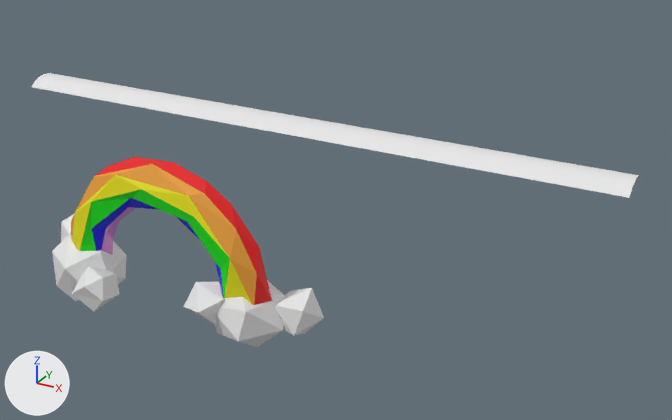
A saved change to the glTF model frontend/public/environment/mountains/rainbow.glb.
Before and after are seen from a 50 mm camera at (5.63, -6.66, 4.45) aimed at (1.05, 1.67, 0.29). Every picture has the same lights, and +X, +Y and +Z are marked at lower left. The older version comes first. Where no turn or scale is listed for an object, it has been applied to the vertices.
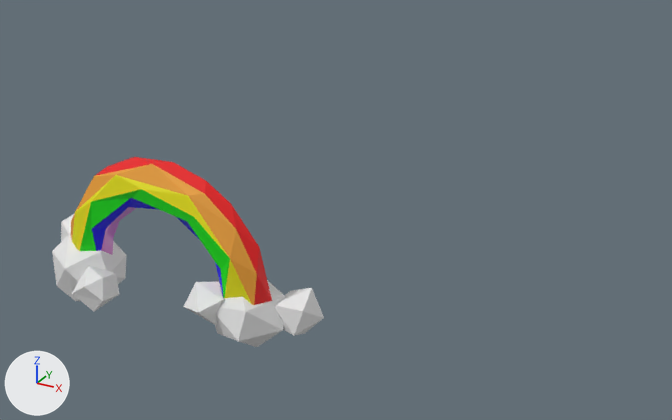
Location of each change, (x1, y1, x2, y2) in pixels of the pictures (672 x 420 px):
'NurbsPath_0', deleted: before (32, 73, 641, 198)

Diff of the bpy script that builds the scene:
```diff
--- a/frontend/public/environment/mountains/rainbow.glb.py
+++ b/frontend/public/environment/mountains/rainbow.glb.py
@@ ob_nurbspath_0 @@
-ob_nurbspath_0 = bpy.data.objects.new('NurbsPath_0', me_nurbspath_0)
-ob_nurbspath_0.location = (0.0, 2.516, 0.0)
```
